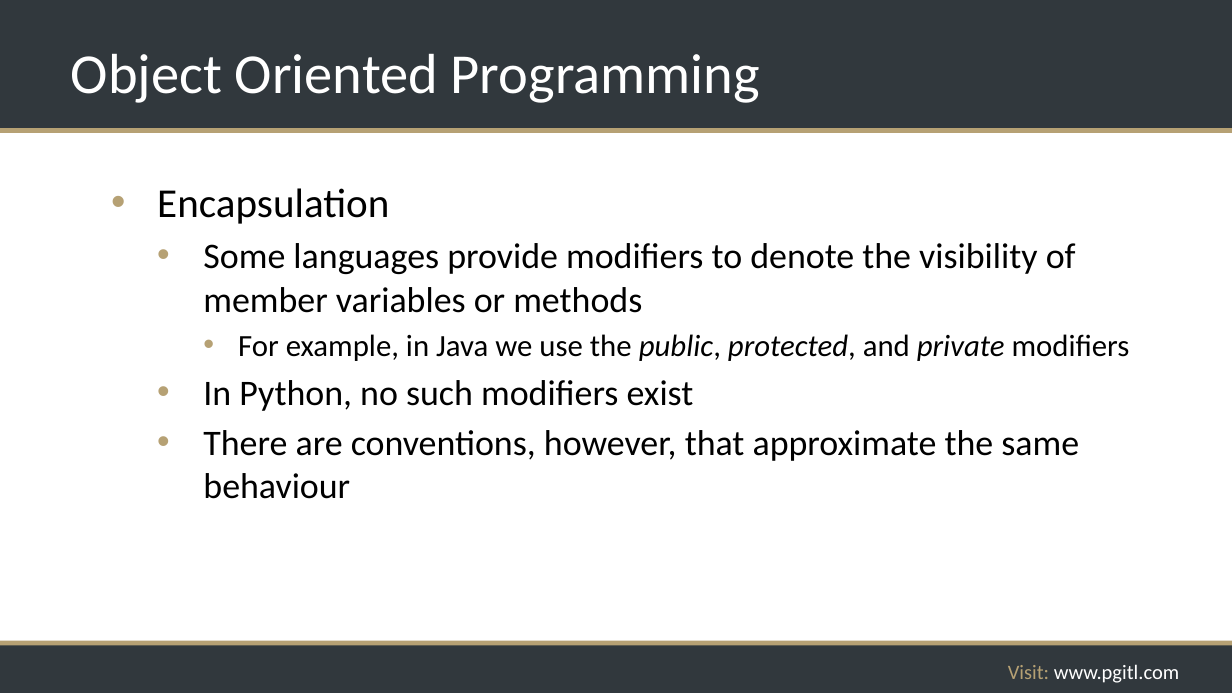
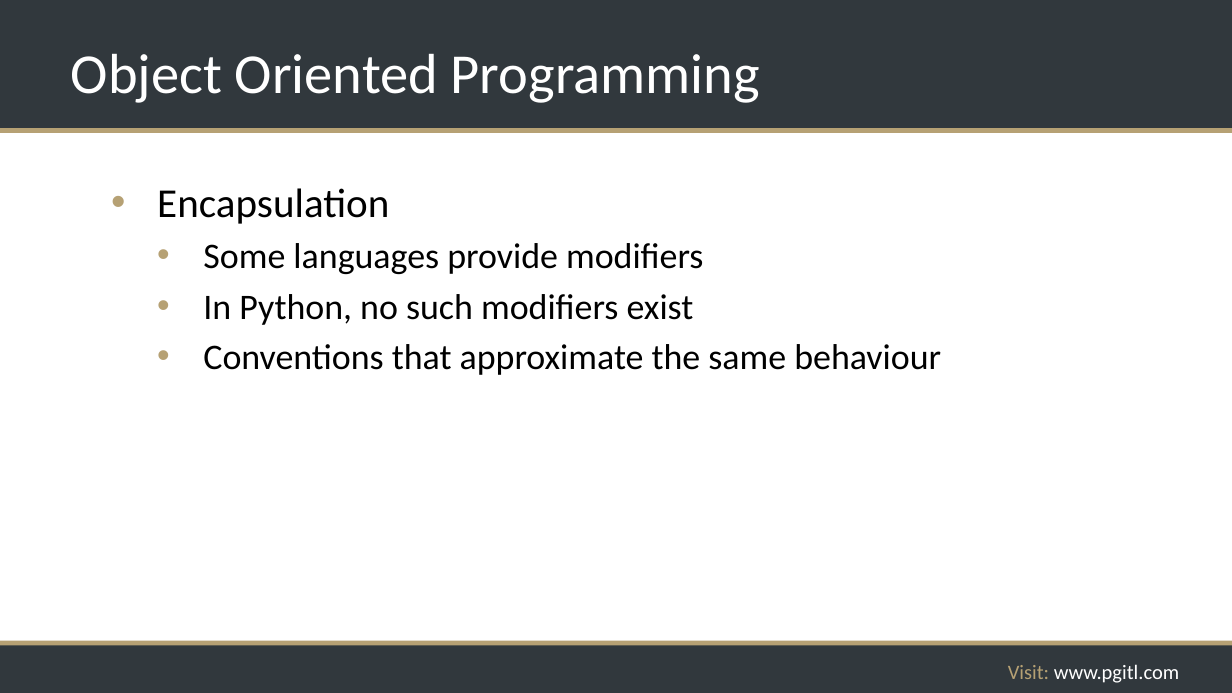
Before and after one commit to rikkouri/project-a, a slide deck: slide 231 of Programming Foundations.pptx (slide 217 before the commit). Drawn at 1232x693 pixels with LibreOffice and Linux fonts; fonts in the diff are those of the drawing; background and template pictures are left out. Boxes give left, top, right and bottom in pixels: in the first picture for what was removed or moved away, otherwise in the second. Text is boxed around its words. In the diff, an @@ line names an element or a change of style, - is before the commit and + after.

```diff
--- a/Programming Foundations.pptx
+++ b/Programming Foundations.pptx
@@ text at bbox=[203, 243, 703, 274]: text changed @@
-  • Some languages provide modifiers to denote the visibility of member variables or methods
-    • For example, in Java we use the public, protected, and private modifiers
+  • Some languages provide modifiers
@@ text at bbox=[203, 344, 941, 375]: text changed @@
-  • There are conventions, however, that approximate the same behaviour
+  • Conventions that approximate the same behaviour
```
Also in this commit, not shown: 15 other slides changed, 15 slides added, 1 slide removed.
